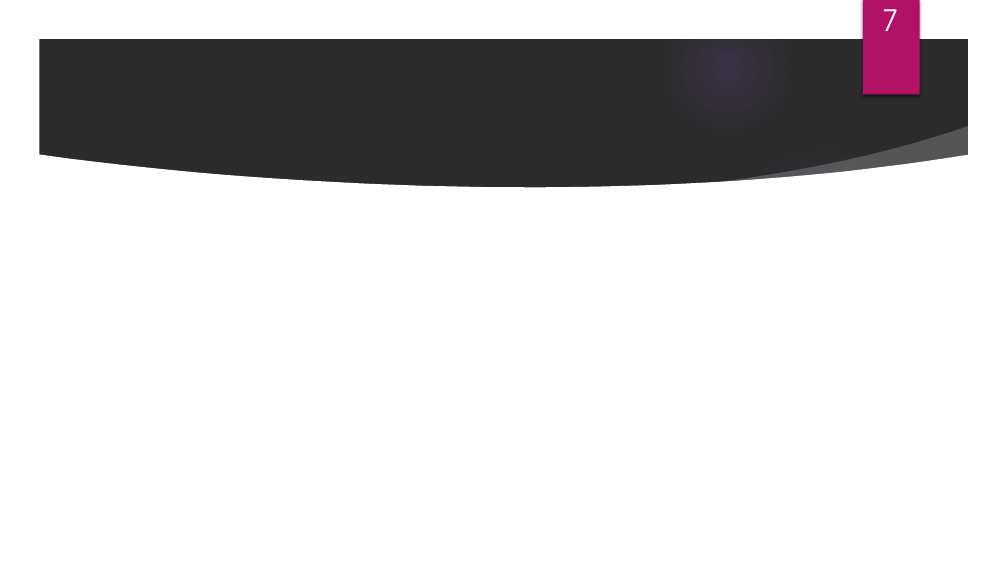
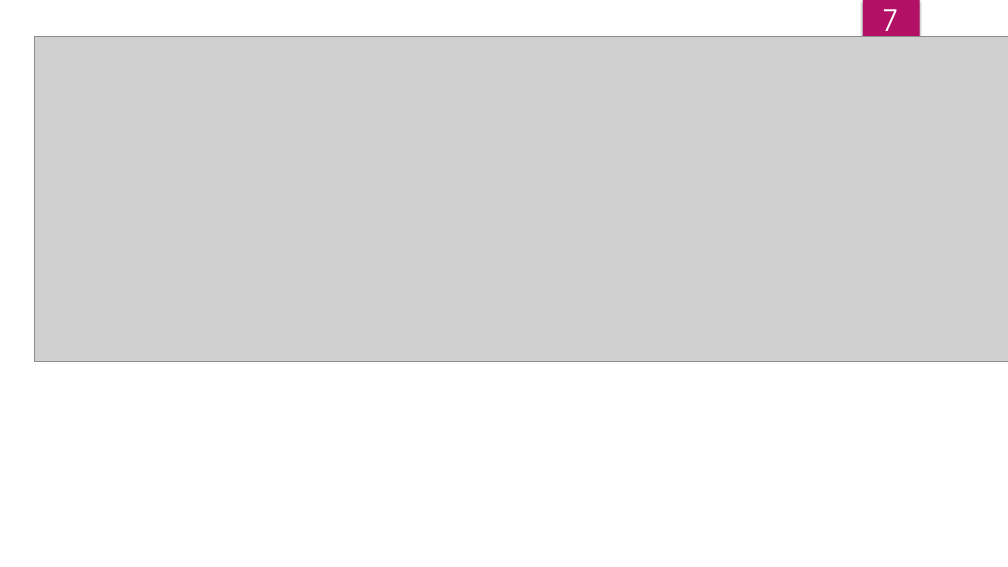
Before and after one commit to saf-kyoma/Katalog_knig, a slide deck: slide 7 of Разработка_Веб_Приложения_каталога_книг_на_Java_с_базой.pptx. Drawn at 1008x567 pixels with LibreOffice and Linux fonts; fonts in the diff are those of the drawing; grey boxes stand for pictures; background and template pictures are left out; a plain dark background stands for a picture behind light text. Boxes give left, top, right and bottom in pixels: in the first picture for what was removed or moved away, otherwise in the second. Text is boxed around its words. In the diff, an @@ line names an element or a change of style, - is before the commit and + after.

```diff
--- a/Разработка_Веб_Приложения_каталога_книг_на_Java_с_базой.pptx
+++ b/Разработка_Веб_Приложения_каталога_книг_на_Java_с_базой.pptx
@@ picture added at (x1=35, y1=36, x2=1008, y2=361) @@
@@ freeform shape removed at (x1=701, y1=126, x2=977, y2=208) @@
```
